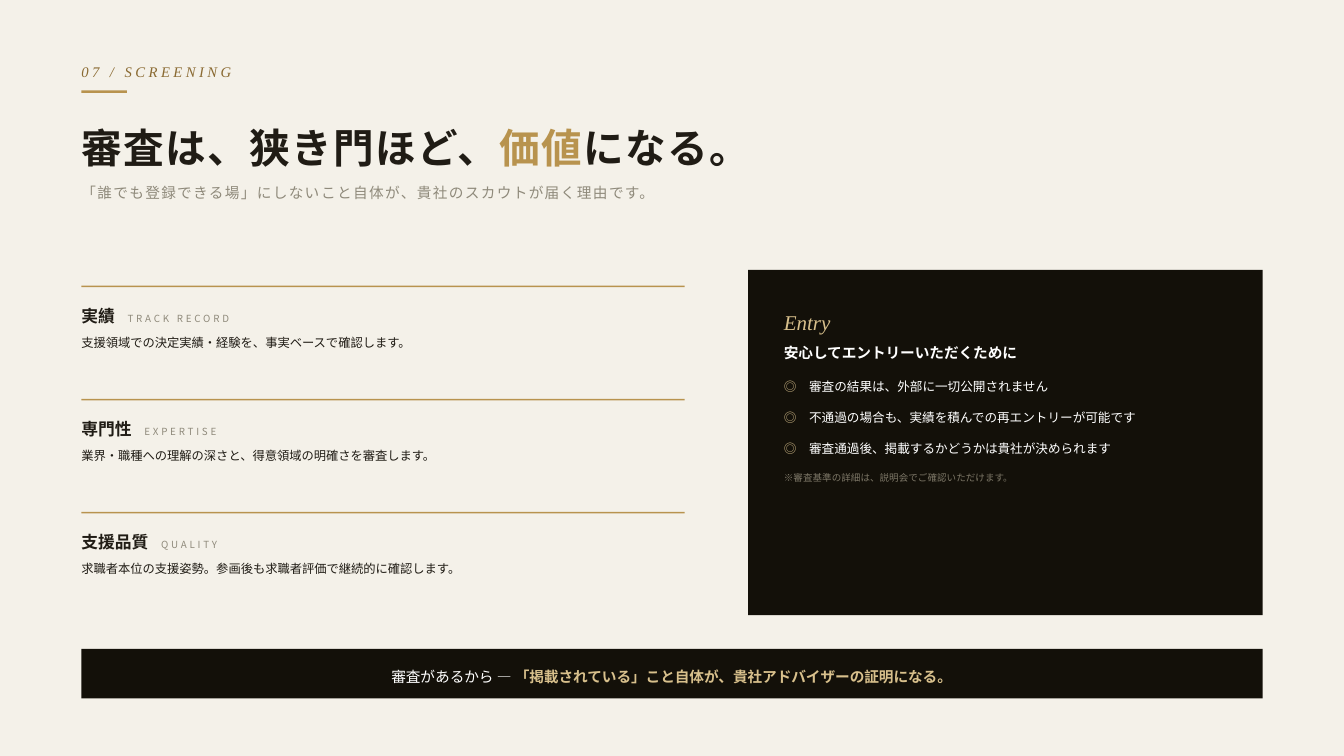
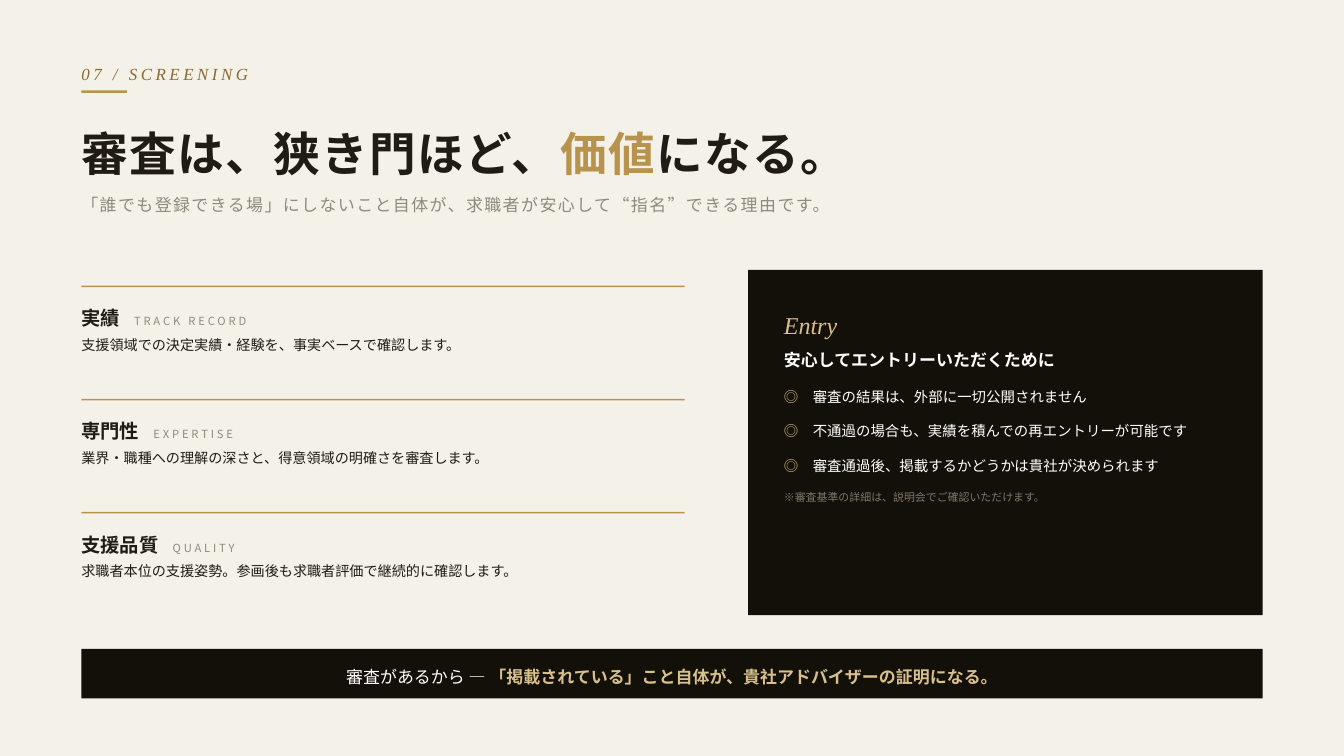
Before and after one commit to hokan38/Business, a slide deck: slide 8 of sales/markgate-agent-deck.pptx. Drawn at 1344x756 pixels with LibreOffice and Linux fonts; fonts in the diff are those of the drawing. Boxes give left, top, right and bottom in pixels: in the first picture for what was removed or moved away, otherwise in the second. Text is boxed around its words. In the diff, an @@ line names an element or a change of style, - is before the commit and + after.

```diff
--- a/sales/markgate-agent-deck.pptx
+++ b/sales/markgate-agent-deck.pptx
@@ text "07 / SCREENING" at [81, 68, 248, 80]: size 10.5 to 12.1 pt @@
@@ text "審査は、狭き門ほど、価値になる。" at [81, 131, 847, 176]: size 29 to 33.3 pt @@
@@ text at [81, 197, 829, 213]: text changed; size 10.5 to 12.1 pt @@
-「誰でも登録できる場」にしないこと自体が、貴社のスカウトが届く理由です。
+「誰でも登録できる場」にしないこと自体が、求職者が安心して“指名”できる理由です。
@@ text "実績 TRACK RECORD" at [81, 308, 246, 327]: size 12 to 13.8 pt in "実績"; size 7 to 8 pt in "TRACK RECORD" @@
@@ text "Entry" at [784, 318, 1187, 502]: size 15 to 17.2 pt in "Entry"; size 10.5 to 12.1 pt in "安心してエントリーいただくために"; size 9 to 10.3 pt in "◎ 審査の結果は、外部に一切公開されません", "◎ 不通過の場合も、実績を積んでの再エントリーが可能です", "◎ 審査通過後、掲載するかどうかは貴社が決められます"; size 6.8 to 7.8 pt in "※審査基準の詳細は、説明会でご確認いただけます。" @@
@@ text "専門性 EXPERTISE" at [81, 421, 139, 440]: size 12 to 13.8 pt in "専門性"; size 7 to 8 pt in "EXPERTISE" @@
@@ text "支援品質 QUALITY" at [81, 535, 158, 554]: size 12 to 13.8 pt in "支援品質"; size 7 to 8 pt in "QUALITY" @@
@@ size 8.8 to 10.1 pt in 3 elements at [81, 338, 460, 351], [81, 451, 488, 464], [81, 564, 517, 577] @@
@@ text "審査があるから — 「掲載されている」こと自体が、貴社アドバイザーの証明になる。" at [346, 668, 997, 685]: size 10.5 to 12.1 pt @@
```
Also in this commit, not shown: 16 other slides changed, 2 other files.
